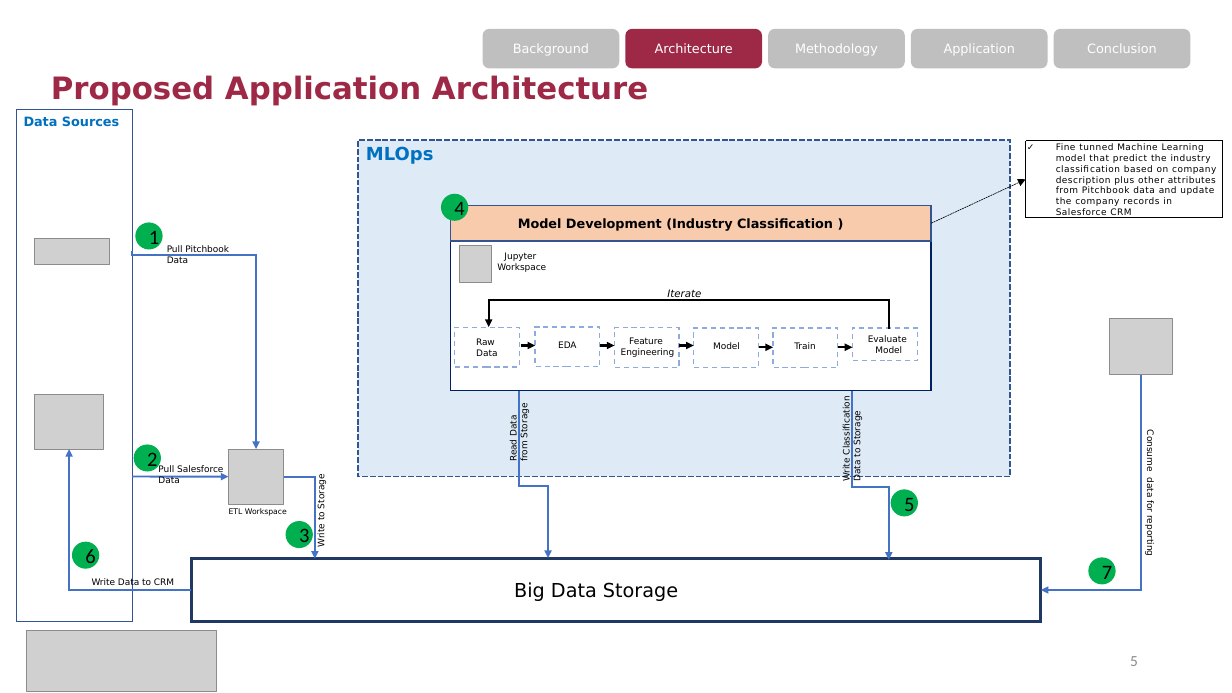
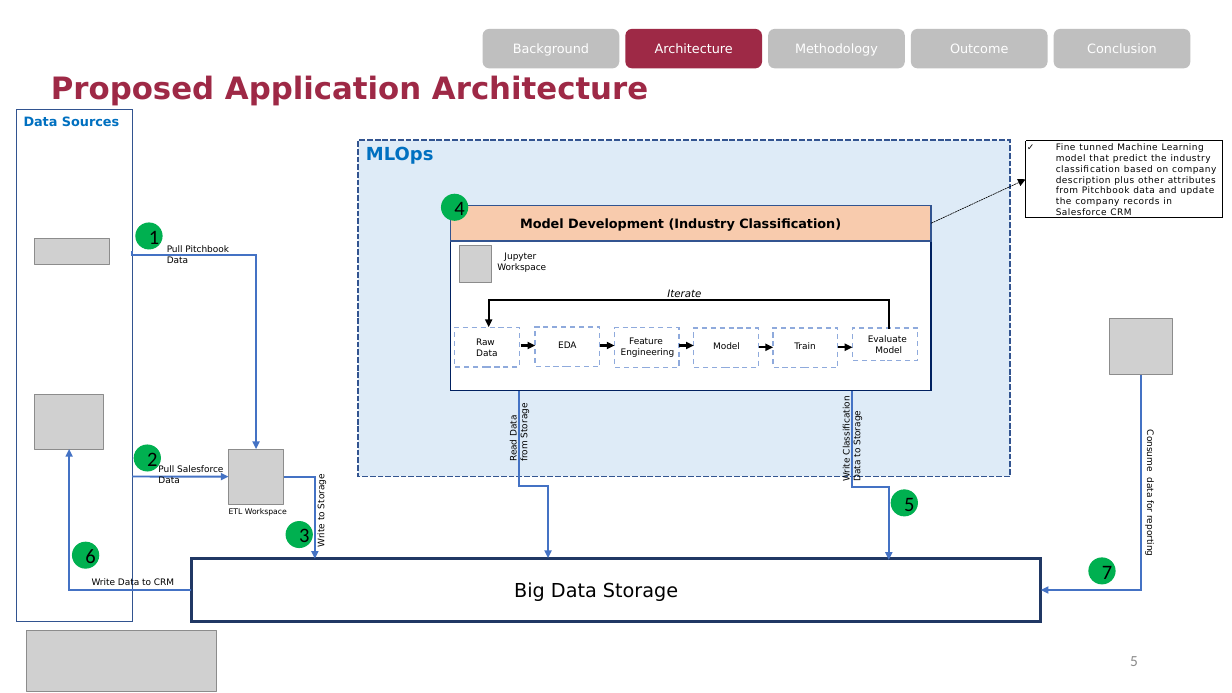
Before and after one commit to zqw86713/MSCA_31008_0N01_Winter_2023_Data_Mining_Principles, a slide deck: slide 5 of Final_project/MScA_31008_Final_Project_Presentation - Pitchbook Industry Classification.pptx. Drawn at 1232x693 pixels with LibreOffice and Linux fonts; fonts in the diff are those of the drawing; grey boxes stand for pictures. Boxes give left, top, right and bottom in pixels: in the first picture for what was removed or moved away, otherwise in the second. Text is boxed around its words. In the diff, an @@ line names an element or a change of style, - is before the commit and + after.

```diff
--- a/Final_project/MScA_31008_Final_Project_Presentation - Pitchbook Industry Classification.pptx
+++ b/Final_project/MScA_31008_Final_Project_Presentation - Pitchbook Industry Classification.pptx
@@ text in rounded rectangle at bbox=[950, 44, 1008, 53]: text changed @@
-Application
+Outcome
@@ text at bbox=[520, 218, 841, 231]: spaces changed @@
-Model Development (Industry Classification )
+Model Development (Industry Classification)
```
Also in this commit, not shown: 6 other slides changed, 5 slides added.
